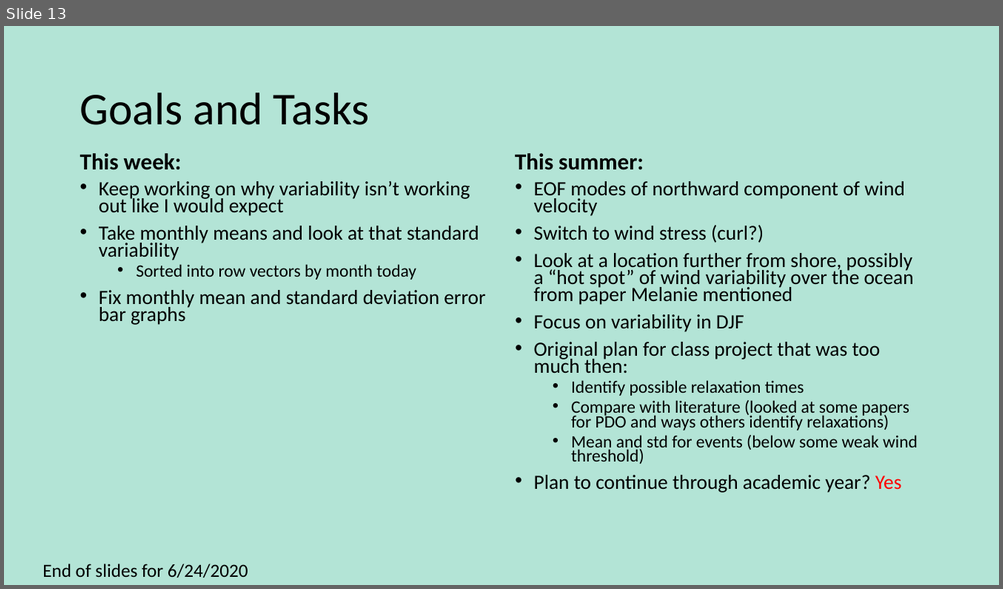
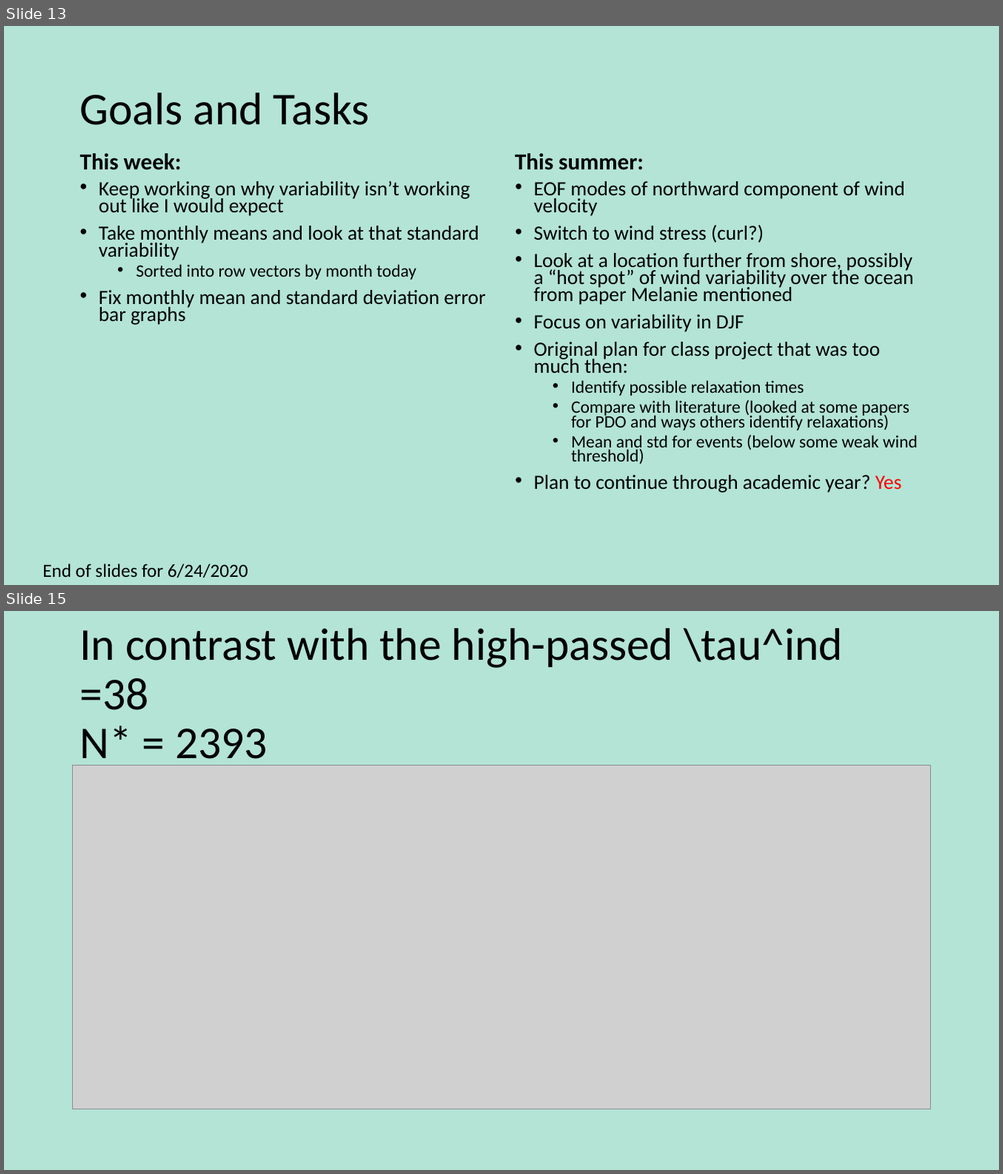
Before and after one commit to Fewings-Lab/kylenec-cpcs-mhw, a slide deck: Diurnal and Low Frequency Northward Winds off Chile.pptx. Shown one above the other, each under a label of ours: slide 13 before the commit, slides 13 and 15 after it; the slides between them are not shown. The pictures are 1003x589 and 1003x1174 pixels, drawn with LibreOffice and Linux fonts; fonts in the diff are those of the drawing; grey boxes stand for pictures. Boxes give left, top, right and bottom in pixels: in the first picture for what was removed or moved away, otherwise in the second. Text is boxed around its words. In the diff, an @@ line names an element or a change of style, - is before the commit and + after.

```diff
--- a/Diurnal and Low Frequency Northward Winds off Chile.pptx
+++ b/Diurnal and Low Frequency Northward Winds off Chile.pptx
@@ slide 15 added at (x1=4, y1=611, x2=999, y2=1170), background #B3E4D6 @@
@@ title added at (x1=79, y1=628, x2=842, y2=766), 44 pt, text #000000 @@
+In contrast with the high-passed \tau^ind =38
+N* = 2393
@@ picture added at (x1=73, y1=766, x2=930, y2=1111) @@
```
Also in this commit, not shown: 1 other slide added.
